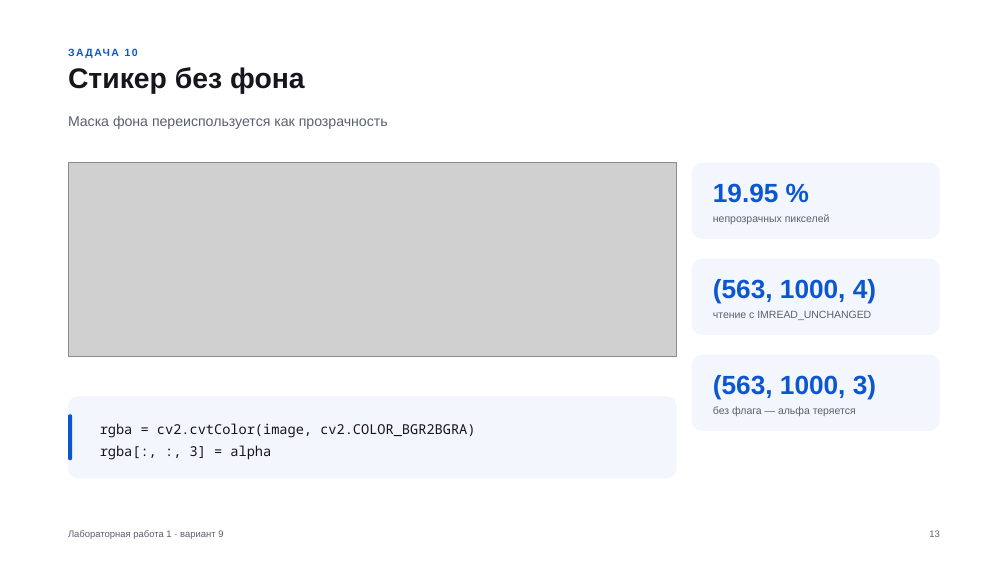
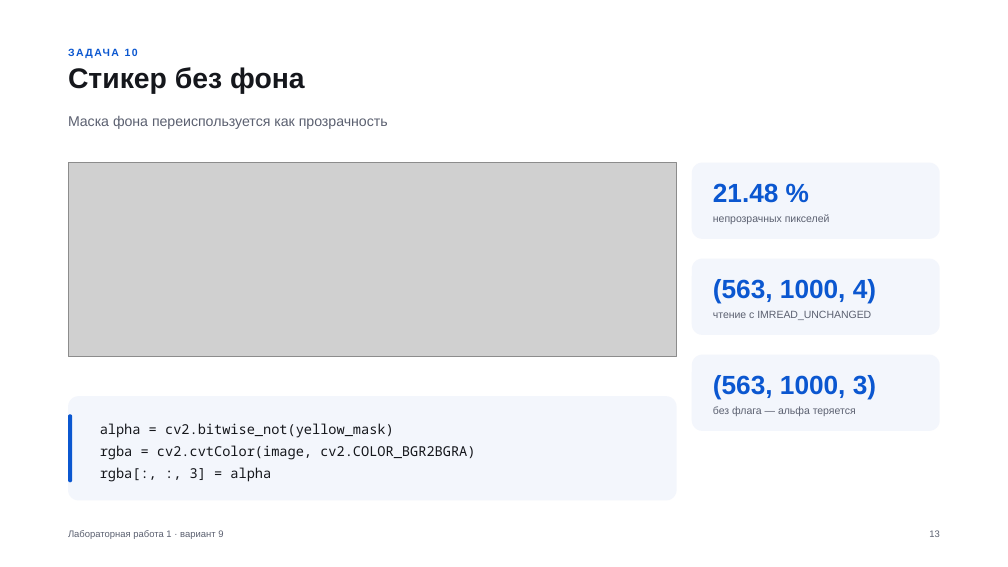
Before and after one commit to stepanshepilov/TSU_CV, a slide deck: slide 13 of lab1/Лабораторная_1_вариант_9.pptx. Drawn at 1008x567 pixels with LibreOffice and Linux fonts; fonts in the diff are those of the drawing; grey boxes stand for pictures. Boxes give left, top, right and bottom in pixels: in the first picture for what was removed or moved away, otherwise in the second. Text is boxed around its words. In the diff, an @@ line names an element or a change of style, - is before the commit and + after.

```diff
--- a/lab1/Лабораторная_1_вариант_9.pptx
+++ b/lab1/Лабораторная_1_вариант_9.pptx
@@ text at (x1=713, y1=183, x2=779, y2=203): text changed @@
-19.95 %
+21.48 %
@@ rounded rectangle resized from (x1=68, y1=396, x2=677, y2=479) to (x1=68, y1=396, x2=677, y2=501) @@
@@ rounded rectangle at (x1=68, y1=396, x2=677, y2=501): proportions changed @@
@@ rounded rectangle resized from (x1=68, y1=414, x2=73, y2=461) to (x1=68, y1=414, x2=73, y2=482) @@
@@ text at (x1=100, y1=423, x2=394, y2=438): paragraph added @@
+alpha = cv2.bitwise_not(yellow_mask)
```
Also in this commit, not shown: 2 other slides changed, 7 other files.
